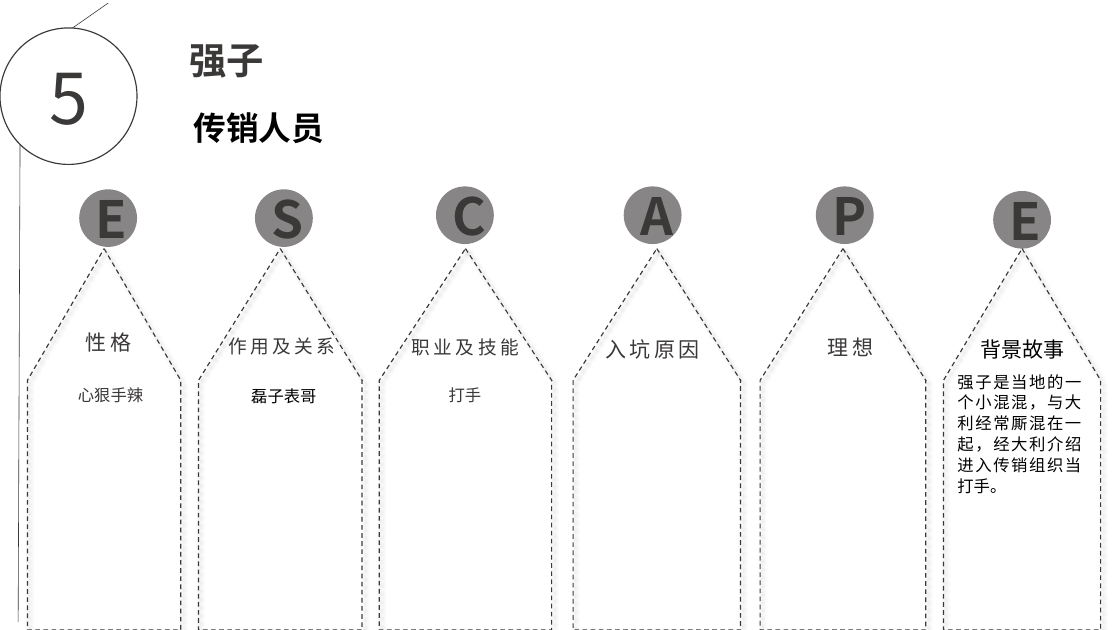
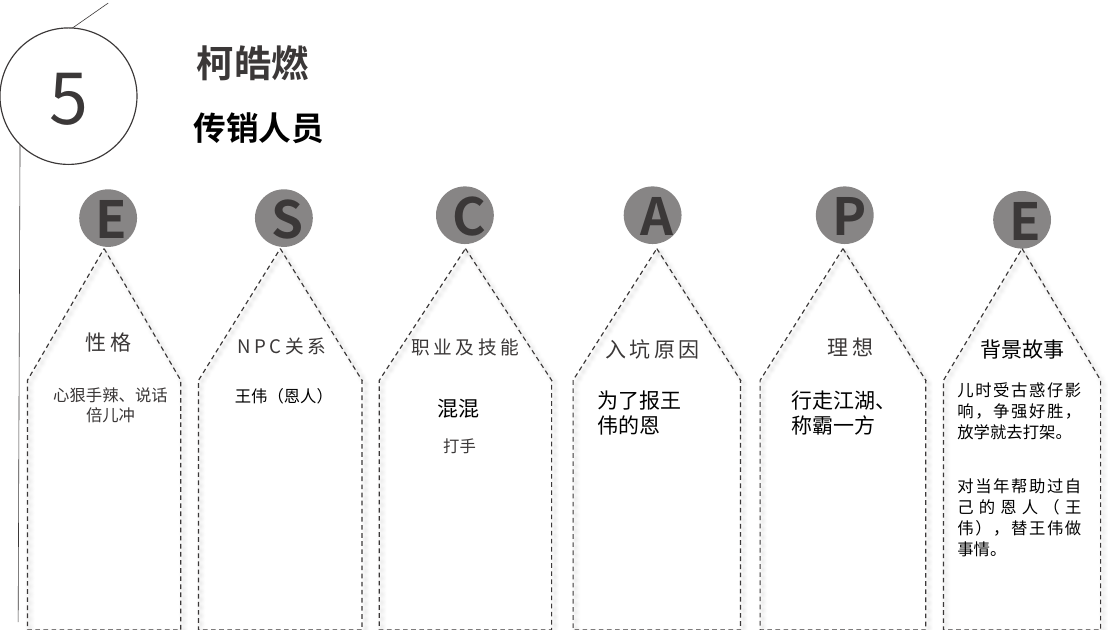
Before and after one commit to EscapeChuanxiao/ChuanXiao, a slide deck: slide 5 of escape.pptx. Drawn at 1120x630 pixels with LibreOffice and Linux fonts; fonts in the diff are those of the drawing; background and template pictures are left out. Boxes give left, top, right and bottom in pixels: in the first picture for what was removed or moved away, otherwise in the second. Text is boxed around its words. In the diff, an @@ line names an element or a change of style, - is before the commit and + after.

```diff
--- a/escape.pptx
+++ b/escape.pptx
@@ text at bbox=[197, 45, 309, 81]: text changed @@
-强子
+柯皓燃
@@ text at bbox=[238, 337, 326, 355]: text changed @@
-作用及关系
+NPC关系
@@ text at bbox=[53, 387, 167, 423]: text changed @@
-心狠手辣
+心狠手辣、说话倍儿冲
@@ text at bbox=[235, 388, 333, 404]: text changed @@
-磊子表哥
+王伟（恩人）
@@ text added at bbox=[957, 382, 1081, 440], 14 pt, text #000000 @@
+儿时受古惑仔影响，争强好胜，放学就去打架。
@@ text added at bbox=[438, 399, 480, 418], 18 pt, text #000000 @@
+混混
@@ text added at bbox=[597, 390, 681, 435], 18 pt, text #000000 @@
+为了报王伟的恩
@@ text added at bbox=[792, 390, 897, 435], 18 pt, text #000000 @@
+行走江湖、称霸一方
@@ text "打手": place and size @@
-text "打手" at bbox=[449, 387, 482, 403]
+text "打手" at bbox=[443, 438, 476, 454]
@@ text at bbox=[957, 478, 1081, 557]: text changed @@
-强子是当地的一个小混混，与大利经常厮混在一起，经大利介绍进入传销组织当打手。
+对当年帮助过自己的恩人（王伟），替王伟做事情。
```
Also in this commit, not shown: 6 other slides changed, 1 other file.
